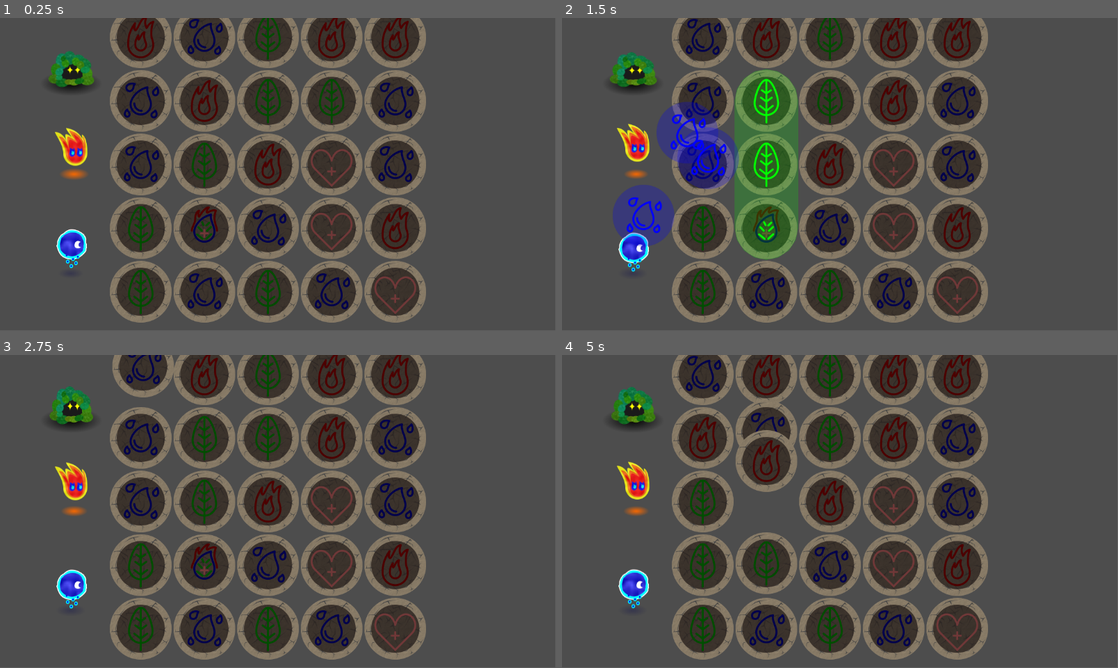
Above: before the commit, frames 1-4 (two rows, left to right).
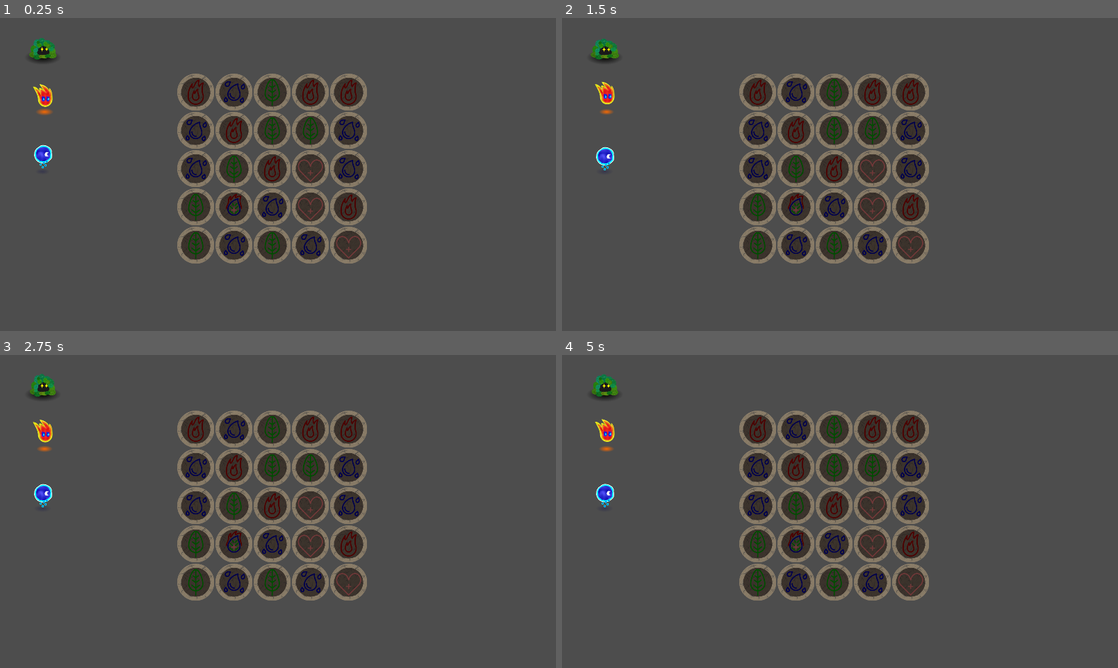
Above: after the commit, the same moments.

Repository: xorblo-doitus/Alygn
Game: Godot game, scene res://room/room.tscn
The game is run twice, just before and just after one commit, with the same random seed, the same clock (stepped at 60 frames per second) and the same inputs.
Inputs (mouse positions are in pixels of both pictures, inside the frame that each line leads up to):
- Up to frame 1 (0.25 s): no input
- Up to frame 2 (1.5 s): drag from (701, 36) to (895, 105) at 0.52 s; drag from (701, 36) to (812, 237) at 1.27 s
- Up to frame 3 (2.75 s): move the mouse to (205, 373) at 2.02 s; click (205, 373) at 2.17 s
- Up to frame 4 (5 s): drag from (828, 373) to (673, 464) at 2.77 s; drag from (895, 373) to (867, 511) at 3.52 s; drag from (956, 373) to (756, 433) at 4.27 s
In our replay, the window is 799x449 before the commit and 800x450 after it. These sizes can differ from the game's own. Grey fills any space a smaller window leaves; there, only what the larger window draws over its background counts as a difference.

The runs differ from the first frame. In frame 1, 43% of the frame differs, in the area x 5-77%, y 0-98%; in frame 2, 47%; in frame 3, 43%; in frame 4, 43%.

Commit message:
set window size to 1920x1080

Diff:
--- a/project.godot
+++ b/project.godot
@@ -15,6 +15,14 @@
 config/features=PackedStringArray("4.2", "GL Compatibility")
 config/icon="res://icon.svg"
 
+[display]
+
+window/size/viewport_width=1920
+window/size/viewport_height=1080
+window/size/window_width_override=768
+window/size/window_height_override=432
+window/stretch/mode="canvas_items"
+
 [rendering]
 
 renderer/rendering_method="gl_compatibility"
